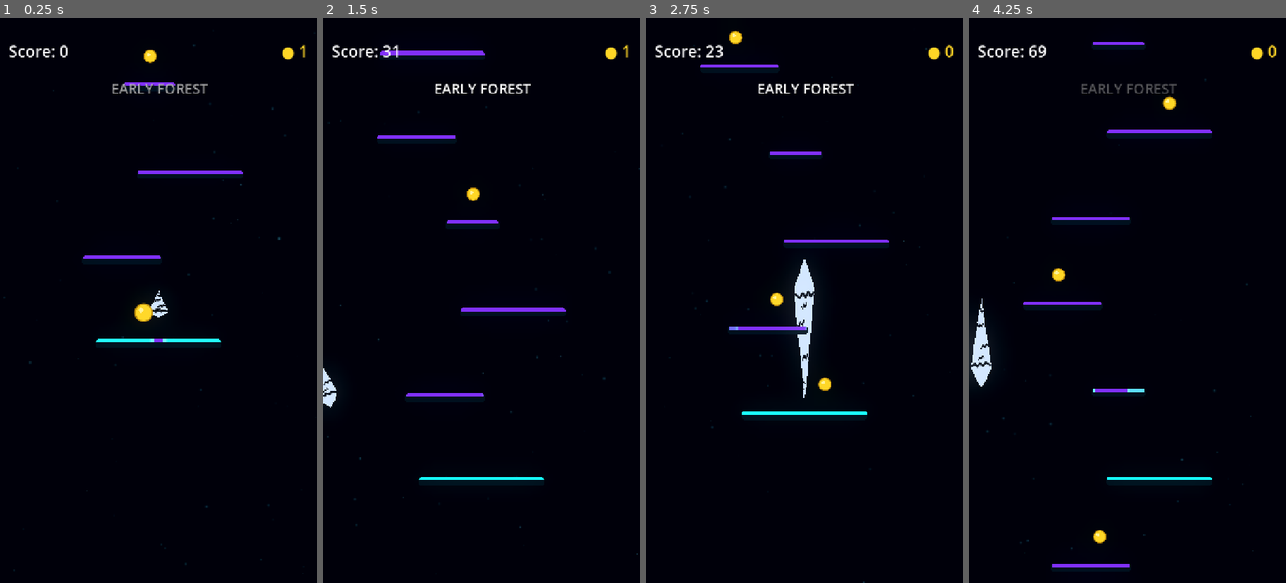
Above: before the commit, frames 1-4 (left to right).
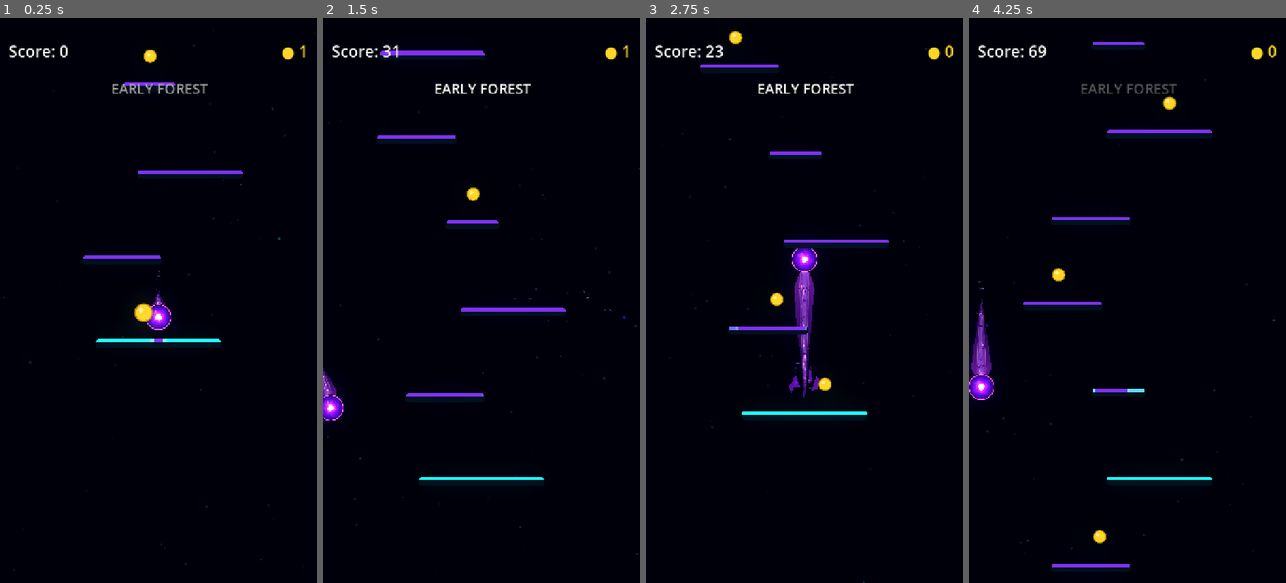
Above: after the commit, the same moments.

Repository: Kryodo/TowerJump
Game: Godot game, scene res://scenes/main.tscn
Two runs of this game, one before a commit and one after it. Both use one fixed random seed, a clock stepped at 60 frames per second and the inputs below.
Inputs (mouse positions are in pixels of both pictures, inside the frame that each line leads up to):
- Up to frame 1 (0.25 s): no input
- Up to frame 2 (1.5 s): move the mouse to (551, 272) at 0.52 s; hold Right (ui_right) 0.53-1.25 s; click (551, 272) at 0.67 s; drag from (418, 328) to (471, 193) at 1.27 s
- Up to frame 3 (2.75 s): click "Nochmal spielen" at 2 s
- Up to frame 4 (4.25 s): move the mouse to (1159, 176) at 2.77 s; hold Right (ui_right) 2.78-3.5 s; drag from (1111, 413) to (1057, 215) at 3.52 s

The runs differ from the first frame. In frame 1, 0.3% of the frame differs, in the area x 46-55%, y 44-56%; in frame 2, 0.4%; in frame 3, 1.2%, in the area x 45-55%, y 40-68%; in frame 4, 0.9%.

Commit message:
Restore gameplay trail and isolate aura mask test scene

Diff:
--- /dev/null
+++ b/scenes/aura_mask_diagnostic.tscn
@@ -0,0 +1,27 @@
+[gd_scene format=3]
+
+[ext_resource type="Shader" path="res://scenes/trail_aura_mask_diagnostic.gdshader" id="1_aura_diagnostic"]
+
+[sub_resource type="ShaderMaterial" id="ShaderMaterial_aura_diagnostic"]
+shader = ExtResource("1_aura_diagnostic")
+shader_parameter/crack_along_scale = 8.0
+shader_parameter/crack_width_scale = 1.8
+shader_parameter/diagnostic_mode = true
+
+[node name="AuraMaskDiagnostic" type="Node2D"]
+
+[node name="Background" type="ColorRect" parent="."]
+offset_right = 720.0
+offset_bottom = 1280.0
+color = Color(0.008, 0.008, 0.02, 1)
+
+[node name="DiagnosticAura" type="Line2D" parent="."]
+material = SubResource("ShaderMaterial_aura_diagnostic")
+z_index = 1
+points = PackedVector2Array(60, 500, 145, 440, 230, 535, 320, 450, 410, 500, 520, 420, 660, 485)
+width = 88.0
+texture_mode = 2
+joint_mode = 2
+begin_cap_mode = 2
+end_cap_mode = 2
+antialiased = true
--- a/scenes/ball.tscn
+++ b/scenes/ball.tscn
@@ -183,7 +183,6 @@
 z_index = -1
 script = ExtResource("2_4dx81")
 visual_palette = 1
-aura_mask_diagnostic_mode = true
 
 [node name="UnifiedCometShape" type="Polygon2D" parent="TrailVisual" unique_id=1770062203]
 material = SubResource("ShaderMaterial_unified_comet")
--- /dev/null
+++ b/scenes/trail_aura_mask_diagnostic.gdshader
@@ -0,0 +1,116 @@
+shader_type canvas_item;
+
+uniform float crack_along_scale = 1.0;
+uniform float crack_width_scale = 1.8;
+uniform bool diagnostic_mode = false;
+
+float crack_segment_distance(vec2 uv, vec2 start_uv, vec2 end_uv) {
+	float scale = max(crack_along_scale, 1.0);
+	vec2 p = vec2(uv.x * scale, uv.y);
+	vec2 a = vec2(start_uv.x * scale, start_uv.y);
+	vec2 b = vec2(end_uv.x * scale, end_uv.y);
+	vec2 pa = p - a;
+	vec2 ba = b - a;
+	float h = clamp(dot(pa, ba) / max(dot(ba, ba), 0.000001), 0.0, 1.0);
+	return length(pa - ba * h);
+}
+
+float crack_keep(vec2 uv) {
+	// One long, broad, heavily angled fracture reaching almost edge-to-edge.
+	float long_crack = min(
+		min(
+			min(
+				crack_segment_distance(uv, vec2(0.220, 0.025), vec2(0.247, 0.160)),
+				crack_segment_distance(uv, vec2(0.247, 0.160), vec2(0.216, 0.300))
+			),
+			min(
+				crack_segment_distance(uv, vec2(0.216, 0.300), vec2(0.253, 0.435)),
+				crack_segment_distance(uv, vec2(0.253, 0.435), vec2(0.226, 0.580))
+			)
+		),
+		min(
+			crack_segment_distance(uv, vec2(0.226, 0.580), vec2(0.258, 0.735)),
+			crack_segment_distance(uv, vec2(0.258, 0.735), vec2(0.236, 0.945))
+		)
+	);
+	float cut_long = 1.0 - smoothstep(0.020 * crack_width_scale, 0.043 * crack_width_scale, long_crack);
+
+	// A separate hooked split starts well inside the trail and runs out to one edge.
+	float side_crack = min(
+		min(
+			crack_segment_distance(uv, vec2(0.408, 0.505), vec2(0.440, 0.625)),
+			crack_segment_distance(uv, vec2(0.440, 0.625), vec2(0.416, 0.750))
+		),
+		min(
+			crack_segment_distance(uv, vec2(0.416, 0.750), vec2(0.453, 0.865)),
+			crack_segment_distance(uv, vec2(0.453, 0.865), vec2(0.434, 0.985))
+		)
+	);
+	float cut_side = 1.0 - smoothstep(0.014 * crack_width_scale, 0.032 * crack_width_scale, side_crack);
+
+	// This one starts at the opposite edge and travels through most of the body.
+	float cross_crack = min(
+		min(
+			min(
+				crack_segment_distance(uv, vec2(0.664, 0.025), vec2(0.632, 0.155)),
+				crack_segment_distance(uv, vec2(0.632, 0.155), vec2(0.666, 0.285))
+			),
+			min(
+				crack_segment_distance(uv, vec2(0.666, 0.285), vec2(0.636, 0.400)),
+				crack_segment_distance(uv, vec2(0.636, 0.400), vec2(0.660, 0.525))
+			)
+		),
+		min(
+			crack_segment_distance(uv, vec2(0.660, 0.525), vec2(0.640, 0.635)),
+			crack_segment_distance(uv, vec2(0.640, 0.635), vec2(0.671, 0.755))
+		)
+	);
+	float cut_cross = 1.0 - smoothstep(0.017 * crack_width_scale, 0.037 * crack_width_scale, cross_crack);
+
+	// Shorter, narrower, irregular fracture near the lower body.
+	float lower_crack = min(
+		min(
+			crack_segment_distance(uv, vec2(0.827, 0.265), vec2(0.800, 0.395)),
+			crack_segment_distance(uv, vec2(0.800, 0.395), vec2(0.836, 0.520))
+		),
+		min(
+			crack_segment_distance(uv, vec2(0.836, 0.520), vec2(0.793, 0.665)),
+			min(
+				crack_segment_distance(uv, vec2(0.793, 0.665), vec2(0.822, 0.795)),
+				crack_segment_distance(uv, vec2(0.822, 0.795), vec2(0.798, 0.935))
+			)
+		)
+	);
+	float cut_lower = 1.0 - smoothstep(0.013 * crack_width_scale, 0.029 * crack_width_scale, lower_crack);
+
+	// A small branching spur makes the pattern feel fractured, not repeated.
+	float branch_crack = min(
+		min(
+			crack_segment_distance(uv, vec2(0.286, 0.365), vec2(0.318, 0.430)),
+			crack_segment_distance(uv, vec2(0.318, 0.430), vec2(0.297, 0.505))
+		),
+		min(
+			crack_segment_distance(uv, vec2(0.297, 0.505), vec2(0.330, 0.568)),
+			crack_segment_distance(uv, vec2(0.330, 0.568), vec2(0.315, 0.632))
+		)
+	);
+	float cut_branch = 1.0 - smoothstep(0.010 * crack_width_scale, 0.023 * crack_width_scale, branch_crack);
+
+	float cut = max(max(cut_long, cut_side), max(max(cut_cross, cut_lower), cut_branch));
+	return 1.0 - cut;
+}
+
+
+void fragment() {
+	float surface_keep = crack_keep(UV);
+
+	if (diagnostic_mode) {
+		// Constant, near-opaque color makes true alpha holes easy to distinguish
+		// from the normal gradient and prevents the other layers hiding them.
+		COLOR = vec4(vec3(0.82, 0.90, 1.0), surface_keep);
+	} else {
+		vec4 aura = COLOR;
+		aura.a *= surface_keep;
+		COLOR = aura;
+	}
+}
--- a/scenes/trail_aura_shedding.gdshader
+++ b/scenes/trail_aura_shedding.gdshader
@@ -1,116 +1,55 @@
 shader_type canvas_item;
 
-uniform float crack_along_scale = 1.0;
-uniform float crack_width_scale = 1.8;
-uniform bool diagnostic_mode = false;
+uniform float shedding_amount = 1.0;
 
-float crack_segment_distance(vec2 uv, vec2 start_uv, vec2 end_uv) {
-	float scale = max(crack_along_scale, 1.0);
-	vec2 p = vec2(uv.x * scale, uv.y);
-	vec2 a = vec2(start_uv.x * scale, start_uv.y);
-	vec2 b = vec2(end_uv.x * scale, end_uv.y);
-	vec2 pa = p - a;
-	vec2 ba = b - a;
-	float h = clamp(dot(pa, ba) / max(dot(ba, ba), 0.000001), 0.0, 1.0);
-	return length(pa - ba * h);
+float hash_cell(vec2 p) {
+	return fract(sin(dot(p, vec2(127.1, 311.7))) * 43758.5453123);
 }
 
-float crack_keep(vec2 uv) {
-	// One long, broad, heavily angled fracture reaching almost edge-to-edge.
-	float long_crack = min(
-		min(
-			min(
-				crack_segment_distance(uv, vec2(0.220, 0.025), vec2(0.247, 0.160)),
-				crack_segment_distance(uv, vec2(0.247, 0.160), vec2(0.216, 0.300))
-			),
-			min(
-				crack_segment_distance(uv, vec2(0.216, 0.300), vec2(0.253, 0.435)),
-				crack_segment_distance(uv, vec2(0.253, 0.435), vec2(0.226, 0.580))
-			)
-		),
-		min(
-			crack_segment_distance(uv, vec2(0.226, 0.580), vec2(0.258, 0.735)),
-			crack_segment_distance(uv, vec2(0.258, 0.735), vec2(0.236, 0.945))
-		)
+// Shared stable fracture pattern: the aura opens at the same irregular cells
+// as the unified skin and energy stream instead of painting over their gaps.
+float shedding_pattern(vec2 uv) {
+	vec2 p = vec2(uv.x * 10.5, uv.y * 3.0);
+	vec2 base_cell = floor(p);
+	vec2 local_pos = fract(p);
+	float nearest_distance = 10.0;
+	float second_distance = 10.0;
+	vec2 nearest_cell = base_cell;
+
+	for (int y = -1; y <= 1; y++) {
+		for (int x = -1; x <= 1; x++) {
+			vec2 neighbor = vec2(float(x), float(y));
+			vec2 cell_id = base_cell + neighbor;
+			vec2 jitter = vec2(
+				hash_cell(cell_id + vec2(2.71, 8.13)),
+				hash_cell(cell_id + vec2(17.23, 4.21))
+			);
+			vec2 site = neighbor + vec2(0.20) + jitter * 0.60;
+			float site_distance = length(local_pos - site);
+			if (site_distance < nearest_distance) {
+				second_distance = nearest_distance;
+				nearest_distance = site_distance;
+				nearest_cell = cell_id;
+			} else if (site_distance < second_distance) {
+				second_distance = site_distance;
+			}
+		}
+	}
+
+	float border_distance = max(second_distance - nearest_distance, 0.0);
+	float shard_interior = smoothstep(0.018, 0.072, border_distance);
+	float shard_kept = 1.0 - smoothstep(
+		0.40,
+		0.70,
+		hash_cell(nearest_cell + vec2(7.7, 19.3))
 	);
-	float cut_long = 1.0 - smoothstep(0.020 * crack_width_scale, 0.043 * crack_width_scale, long_crack);
-
-	// A separate hooked split starts well inside the trail and runs out to one edge.
-	float side_crack = min(
-		min(
-			crack_segment_distance(uv, vec2(0.408, 0.505), vec2(0.440, 0.625)),
-			crack_segment_distance(uv, vec2(0.440, 0.625), vec2(0.416, 0.750))
-		),
-		min(
-			crack_segment_distance(uv, vec2(0.416, 0.750), vec2(0.453, 0.865)),
-			crack_segment_distance(uv, vec2(0.453, 0.865), vec2(0.434, 0.985))
-		)
-	);
-	float cut_side = 1.0 - smoothstep(0.014 * crack_width_scale, 0.032 * crack_width_scale, side_crack);
-
-	// This one starts at the opposite edge and travels through most of the body.
-	float cross_crack = min(
-		min(
-			min(
-				crack_segment_distance(uv, vec2(0.664, 0.025), vec2(0.632, 0.155)),
-				crack_segment_distance(uv, vec2(0.632, 0.155), vec2(0.666, 0.285))
-			),
-			min(
-				crack_segment_distance(uv, vec2(0.666, 0.285), vec2(0.636, 0.400)),
-				crack_segment_distance(uv, vec2(0.636, 0.400), vec2(0.660, 0.525))
-			)
-		),
-		min(
-			crack_segment_distance(uv, vec2(0.660, 0.525), vec2(0.640, 0.635)),
-			crack_segment_distance(uv, vec2(0.640, 0.635), vec2(0.671, 0.755))
-		)
-	);
-	float cut_cross = 1.0 - smoothstep(0.017 * crack_width_scale, 0.037 * crack_width_scale, cross_crack);
-
-	// Shorter, narrower, irregular fracture near the lower body.
-	float lower_crack = min(
-		min(
-			crack_segment_distance(uv, vec2(0.827, 0.265), vec2(0.800, 0.395)),
-			crack_segment_distance(uv, vec2(0.800, 0.395), vec2(0.836, 0.520))
-		),
-		min(
-			crack_segment_distance(uv, vec2(0.836, 0.520), vec2(0.793, 0.665)),
-			min(
-				crack_segment_distance(uv, vec2(0.793, 0.665), vec2(0.822, 0.795)),
-				crack_segment_distance(uv, vec2(0.822, 0.795), vec2(0.798, 0.935))
-			)
-		)
-	);
-	float cut_lower = 1.0 - smoothstep(0.013 * crack_width_scale, 0.029 * crack_width_scale, lower_crack);
-
-	// A small branching spur makes the pattern feel fractured, not repeated.
-	float branch_crack = min(
-		min(
-			crack_segment_distance(uv, vec2(0.286, 0.365), vec2(0.318, 0.430)),
-			crack_segment_distance(uv, vec2(0.318, 0.430), vec2(0.297, 0.505))
-		),
-		min(
-			crack_segment_distance(uv, vec2(0.297, 0.505), vec2(0.330, 0.568)),
-			crack_segment_distance(uv, vec2(0.330, 0.568), vec2(0.315, 0.632))
-		)
-	);
-	float cut_branch = 1.0 - smoothstep(0.010 * crack_width_scale, 0.023 * crack_width_scale, branch_crack);
-
-	float cut = max(max(cut_long, cut_side), max(max(cut_cross, cut_lower), cut_branch));
-	return 1.0 - cut;
+	return shard_interior * shard_kept;
 }
 
-
 void fragment() {
-	float surface_keep = crack_keep(UV);
-
-	if (diagnostic_mode) {
-		// Constant, near-opaque color makes true alpha holes easy to distinguish
-		// from the normal gradient and prevents the other layers hiding them.
-		COLOR = vec4(vec3(0.82, 0.90, 1.0), surface_keep);
-	} else {
-		vec4 aura = COLOR;
-		aura.a *= surface_keep;
-		COLOR = aura;
-	}
+	vec4 aura_color = COLOR;
+	float along = clamp(UV.x, 0.0, 1.0);
+	float fracture_progress = smoothstep(0.36, 0.78, along) * shedding_amount;
+	float fracture_mask = mix(1.0, shedding_pattern(UV), fracture_progress);
+	COLOR = vec4(aura_color.rgb, aura_color.a * fracture_mask);
 }
--- a/scripts/ball_trail.gd
+++ b/scripts/ball_trail.gd
@@ -23,7 +23,6 @@
 
 @export_category("Comet Shedding")
 @export var shedding_enabled: bool = true
-@export var aura_mask_diagnostic_mode: bool = false
 
 @onready var _energy_line: Line2D = $EnergyLine
 @onready var _trail_aura: Line2D = $TrailAura
@@ -76,26 +75,10 @@
 			_particle_emitters.append(emitter)
 
 	_apply_visual_palette()
-	if aura_mask_diagnostic_mode:
-		_apply_aura_mask_diagnostic_visibility()
 	_initialize_aura_fragment_material()
 	call_deferred("_connect_landing_feedback")
 	_update_trail_lines()
 	_update_rim_breath()
-
-
-func _apply_aura_mask_diagnostic_visibility() -> void:
-	# This temporary test deliberately renders only TrailAura. Keep geometry
-	# intact, but hide layers that could fill or obscure the mask's alpha holes.
-	if _unified_shape != null:
-		_unified_shape.visible = false
-	_energy_line.visible = false
-	if _unified_contour != null:
-		_unified_contour.visible = false
-	if _ball_visual != null:
-		_ball_visual.visible = false
-	for emitter in _particle_emitters:
-		emitter.visible = false
 
 
 func _initialize_aura_fragment_material() -> void:
@@ -347,8 +330,8 @@
 
 
 func _update_fracture_shader_parameters(total_distance: float) -> void:
-	# Keep the unified body shader's existing mask controls separate from the
-	# test's hand-shaped aura mask and the pre-31cc energy mask.
+	# Keep the continuous body/aura ribbon setup, but do not force one shader
+	# mask onto every layer. Their masks can be validated independently.
 	var shedding_strength: float = 1.0 if shedding_enabled else 0.0
 	var body_material := _unified_shape.material as ShaderMaterial
 	if body_material != null:
@@ -357,12 +340,6 @@
 		_surface_fragment_material.set_shader_parameter("shedding_amount", shedding_strength)
 
 	var along_scale: float = maxf(total_distance / maxf(_trail_aura.width, 1.0), 1.0)
-	var aura_material := _trail_aura.material as ShaderMaterial
-	if aura_material != null:
-		aura_material.set_shader_parameter("crack_along_scale", along_scale)
-		aura_material.set_shader_parameter("crack_width_scale", 1.80)
-		aura_material.set_shader_parameter("diagnostic_mode", aura_mask_diagnostic_mode)
-
 	var energy_material := _energy_line.material as ShaderMaterial
 	if energy_material != null:
 		energy_material.set_shader_parameter("crack_along_scale", along_scale)
@@ -549,7 +526,7 @@
 
 
 func _on_landing_confirmed(event: LandingEvent) -> void:
-	if aura_mask_diagnostic_mode or not shedding_enabled or event == null:
+	if not shedding_enabled or event == null:
 		return
 
 	var ball := get_parent() as CharacterBody2D
